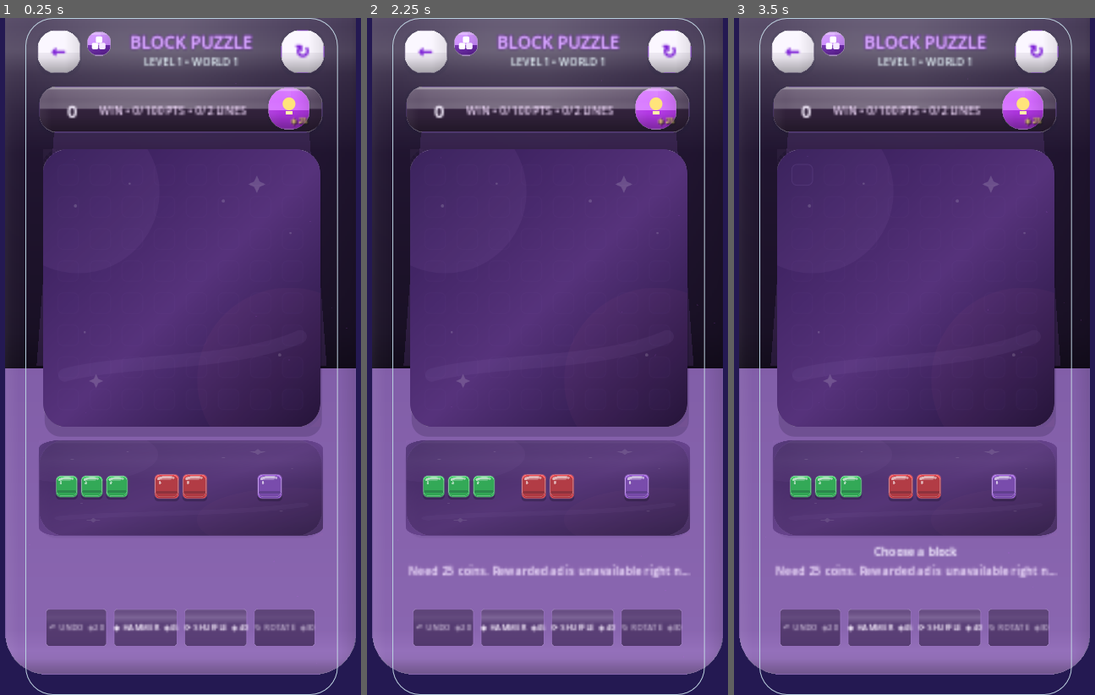
Above: before the commit, frames 1-3 (left to right).
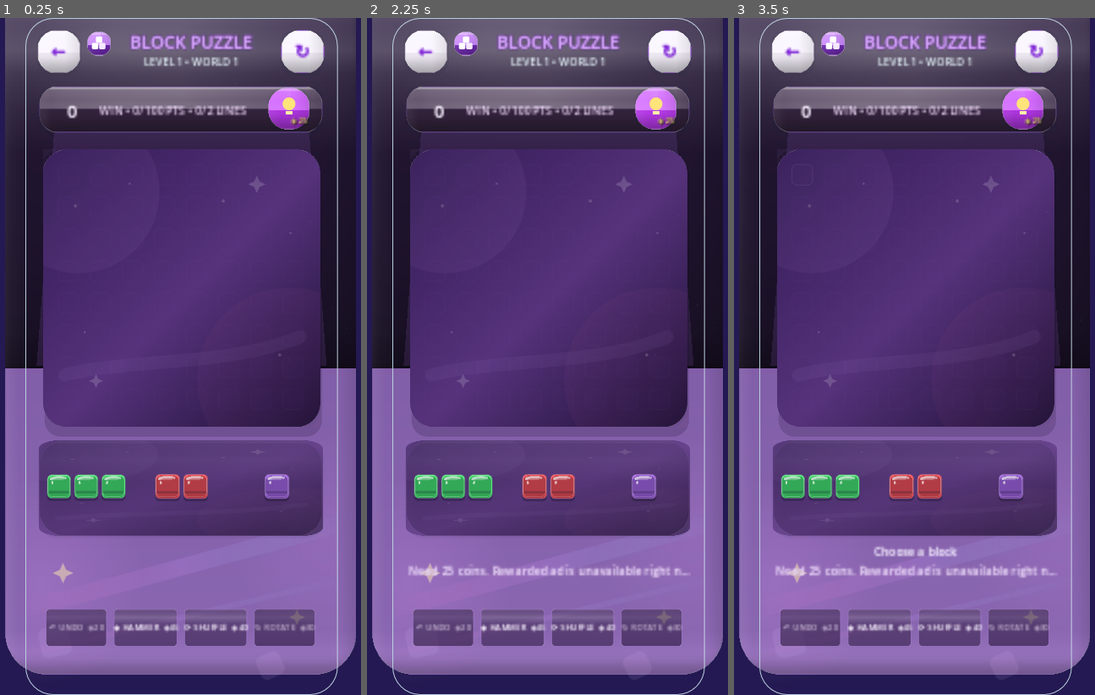
Above: after the commit, the same moments.

Repository: eghosa001/unjam
Game: Godot game, scene res://scenes/BlockPuzzle.tscn
Two runs of this game, one before a commit and one after it. Both use one fixed random seed, a clock stepped at 60 frames per second and the inputs below. This scene is started directly instead of the project's main scene.
Inputs (mouse positions are in pixels of both pictures, inside the frame that each line leads up to):
- Up to frame 1 (0.25 s): no input
- Up to frame 2 (2.25 s): click "←" at 0.5 s; click "↻" at 1.25 s; click "◈25" at 2 s
- Up to frame 3 (3.5 s): click (802, 173) at 2.77 s

The runs differ from the first frame. In frame 1, 0.9% of the frame differs, in the area x 12-85%, y 67-90%; in frame 2, 0.9%; in frame 3, 0.9%.

Commit message:
Strengthen Block world and tray hierarchy

Diff:
--- a/scripts/game/block_puzzle_3d.gd
+++ b/scripts/game/block_puzzle_3d.gd
@@ -1,6 +1,7 @@
 extends "res://scripts/game/block_puzzle_ultra_motion.gd"
 
 const GAMEPLAY_ART = preload("res://scripts/ui/unjam_gameplay_art.gd")
+const BLOCK_SCREEN_OVERLAY: Texture2D = preload("res://assets/art/gameplay/block_screen_overlay.svg")
 
 # Bright 3D presentation layer. Core placement, scoring and grid rules remain
 # inherited from the proven motion/gameplay stack. This layer owns the premium
@@ -81,9 +82,9 @@
 	board_shell.position = Vector2(22, 164)
 	board_shell.size = Vector2(346, 346)
 	if piece_row != null:
-		piece_row.custom_minimum_size = Vector2(326, 96)
-		piece_row.position = Vector2(31, 536)
-		piece_row.size = Vector2(326, 96)
+		piece_row.custom_minimum_size = Vector2(350, 96)
+		piece_row.position = Vector2(20, 536)
+		piece_row.size = Vector2(350, 96)
 		piece_row.add_theme_constant_override("separation", 7)
 
 func build_ui() -> void:
@@ -127,6 +128,14 @@
 	platform.polygon = PackedVector2Array([Vector2(14, 434), Vector2(376, 434), Vector2(350, 86), Vector2(40, 86)])
 	platform.color = Color(0.56,0.35,0.76,0.18)
 	canvas.add_child(platform)
+	var scenic_overlay := TextureRect.new()
+	scenic_overlay.name = "BlockAuthoredScreenWorld"
+	scenic_overlay.texture = BLOCK_SCREEN_OVERLAY
+	scenic_overlay.expand_mode = TextureRect.EXPAND_IGNORE_SIZE
+	scenic_overlay.stretch_mode = TextureRect.STRETCH_SCALE
+	scenic_overlay.mouse_filter = Control.MOUSE_FILTER_IGNORE
+	FigmaReferenceCanvas.set_rect(scenic_overlay, 0, 0, 390, 844)
+	canvas.add_child(scenic_overlay)
 
 	FigmaReferenceCanvas.add_shadow(canvas, Rect2(15,15,54,54), 16, Color(0.02,0.10,0.18,0.22), 4, Vector2(0,4))
 	var back := FigmaReferenceCanvas.premium_button("←", 22, Color(0.03,0.23,0.47), Color(0.98,0.96,1.0), 16, Color(0.84,0.68,0.98,0.52), 1.4)
@@ -236,7 +245,7 @@
 	piece_row.name = "BlockPieceRow"
 	piece_row.alignment = BoxContainer.ALIGNMENT_CENTER
 	piece_row.add_theme_constant_override("separation", 7)
-	FigmaReferenceCanvas.set_rect(piece_row, 31, 536, 326, 96)
+	FigmaReferenceCanvas.set_rect(piece_row, 20, 536, 350, 96)
 	canvas.add_child(piece_row)
 
 	var status_region := Control.new()
